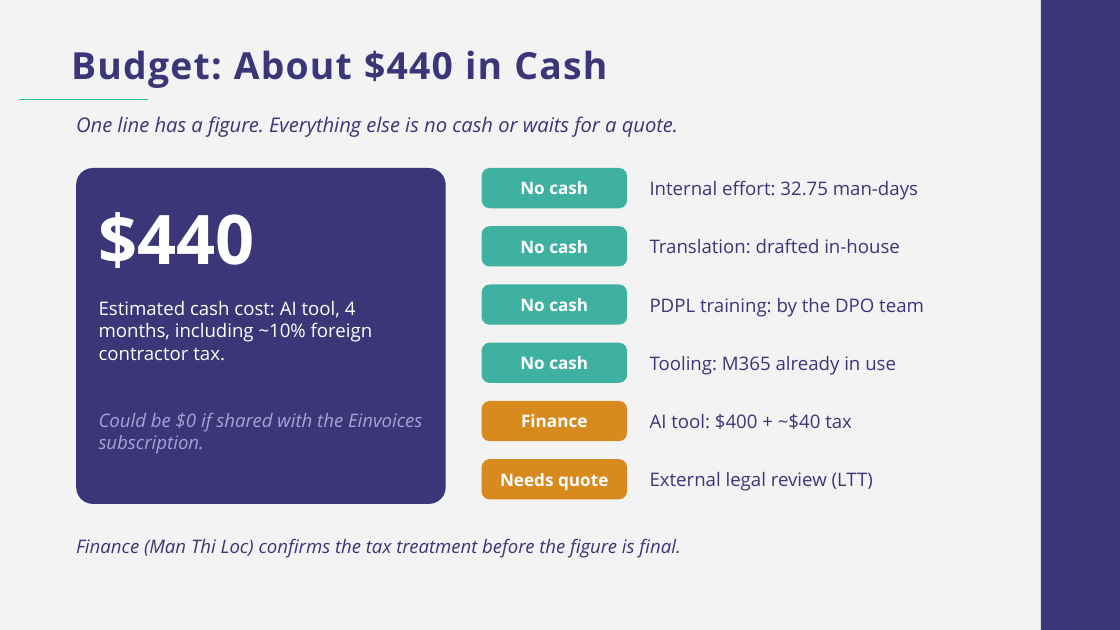
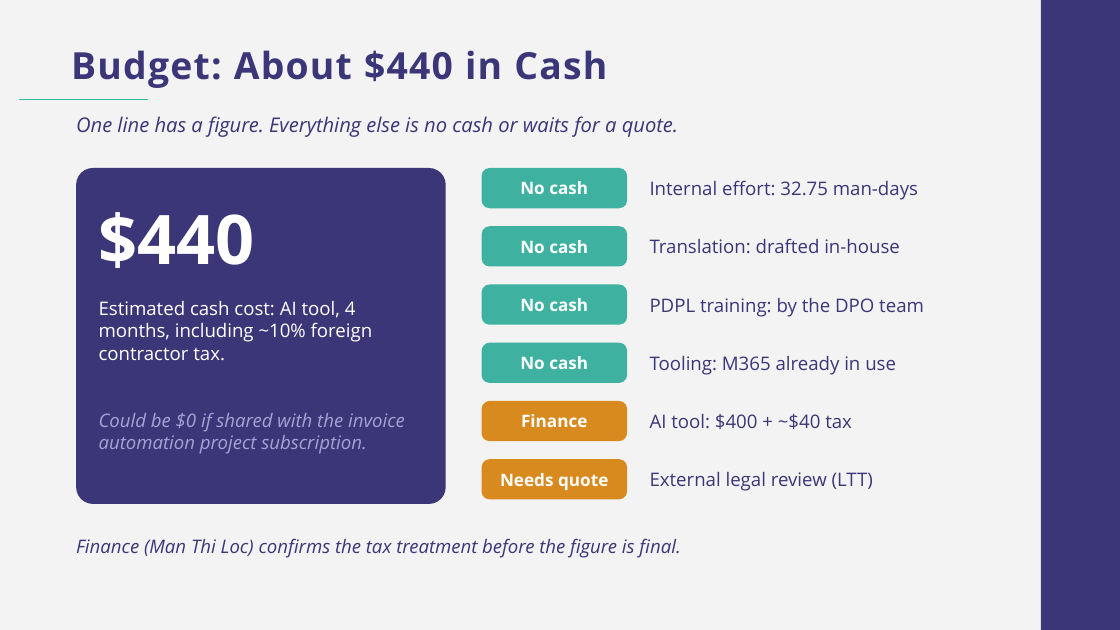
Before and after one commit to tranmyphuc/docs, a slide deck: slide 6 of SGH_Asia_PDPL_BOD_Deck.pptx. Drawn at 1120x630 pixels with LibreOffice and Linux fonts; fonts in the diff are those of the drawing; background and template pictures are left out. Boxes give left, top, right and bottom in pixels: in the first picture for what was removed or moved away, otherwise in the second. Text is boxed around its words. In the diff, an @@ line names an element or a change of style, - is before the commit and + after.

```diff
--- a/SGH_Asia_PDPL_BOD_Deck.pptx
+++ b/SGH_Asia_PDPL_BOD_Deck.pptx
@@ text at <box>99,413,405,454</box>: text changed @@
-Could be $0 if shared with the Einvoices subscription.
+Could be $0 if shared with the invoice automation project subscription.
```
Also in this commit, not shown: 1 other slide changed, 1 slide added.
